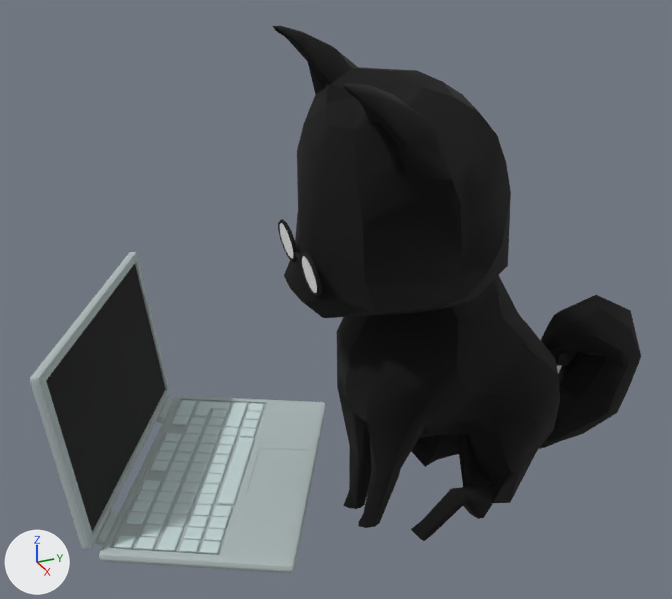
One commit to the OBJ model ChiBaApp/app/src/main/assets/models/computerWorkGlasses/computerWorkGlasses_frame1.obj: the scene before it, then after it.
Before and after are seen from a 50 mm lens placed at (11.14, -7.43, 9.57), pointed at (-1.4, -1.79, 3.3). Arrows for +X, +Y and +Z are at lower left; the lights stay in place. Where no turn or scale is listed for an object, it has been applied to the vertices.

Objects in the first picture: 'computerWorkGlasses_frame1'.
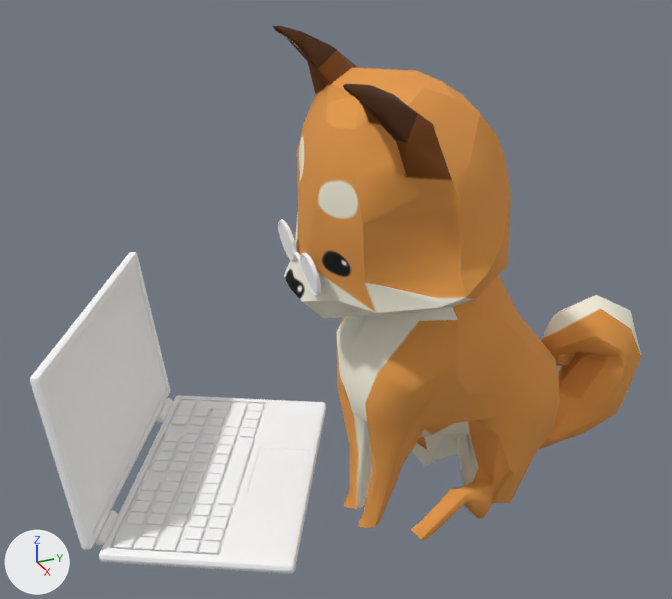
What differs and where, as boxes (x1, y1, x2, y2) in the pictures (672 x 599 px):
'computerWorkGlasses_frame1', surface changed, recoloured: (30, 26, 641, 573) in both

What the commit changed:
Picture 'chibaAllTextures.jpg' (img_chibaalltextures_jpg) is new.
In material 'Sitting:newRigging:lambert2SG' (mat_sitting_newrigging_lambert2sg), base_color is no longer (0.0, 0.0, 0.0), black #000000.
In material 'Sitting:newRigging:lambert2SG' (mat_sitting_newrigging_lambert2sg), texture is now set to img_chibaalltextures_jpg.
Material 'Computer:phong3SG' (mat_computer_phong3sg) changes colour from grey #afbcbc to white #ffffff; in linear values from (0.43, 0.5, 0.5) to (1.0, 1.0, 1.0).
Material 'Computer:phong1SG' (mat_computer_phong1sg) changes colour from black #000000 to white #ffffff; in linear values from (0.0, 0.0, 0.0) to (1.0, 1.0, 1.0).
Material 'Computer:phong2SG' (mat_computer_phong2sg) changes colour from grey #afbcbc to white #ffffff; in linear values from (0.43, 0.5, 0.5) to (1.0, 1.0, 1.0).
Material 'Computer:phong4SG' (mat_computer_phong4sg) changes colour from light grey #c8dbdb to white #ffffff; in linear values from (0.58, 0.71, 0.71) to (1.0, 1.0, 1.0).
Material 'StudyBrille:phong1SG' (mat_studybrille_phong1sg) changes colour from black #000000 to white #ffffff; in linear values from (0.0, 0.0, 0.0) to (1.0, 1.0, 1.0).
